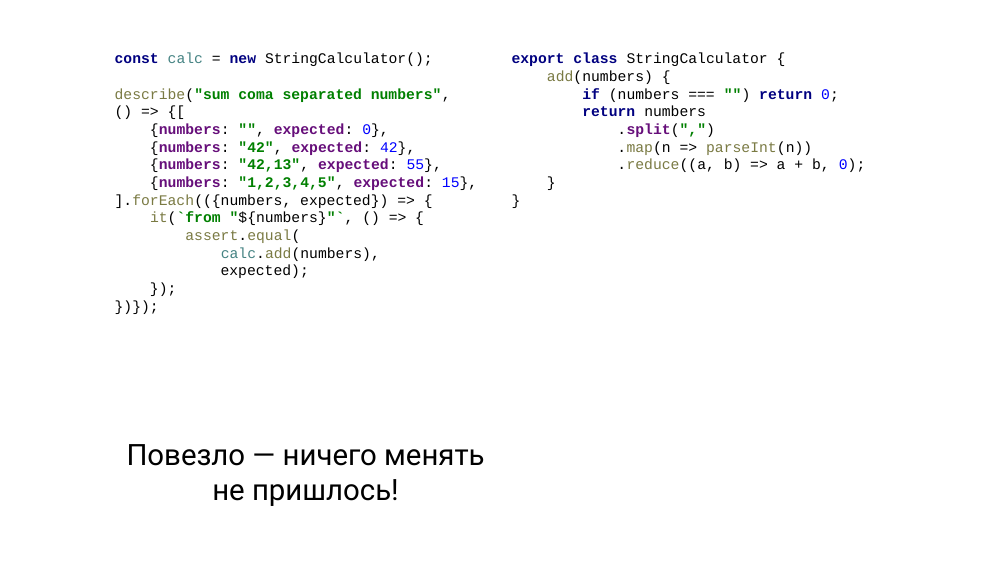
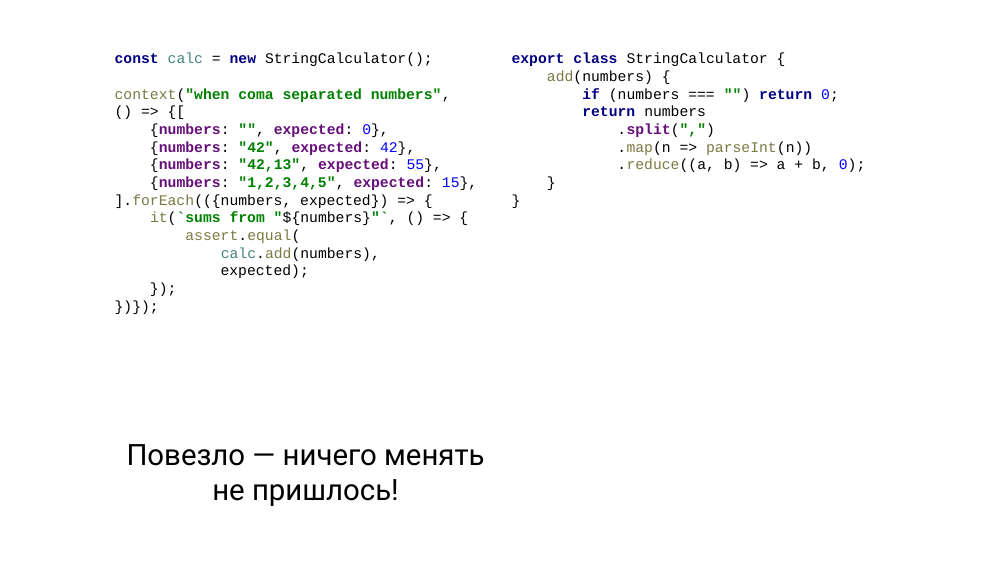
Before and after one commit to kontur-courses/tdd, a slide deck: slide 9 of js/StringCalculator TDD Kata JS.pptx. Drawn at 1008x567 pixels with LibreOffice and Linux fonts; fonts in the diff are those of the drawing. Boxes give left, top, right and bottom in pixels: in the first picture for what was removed or moved away, otherwise in the second. Text is boxed around its words. In the diff, an @@ line names an element or a change of style, - is before the commit and + after.

```diff
--- a/js/StringCalculator TDD Kata JS.pptx
+++ b/js/StringCalculator TDD Kata JS.pptx
@@ text at bbox=[115, 53, 477, 278]: text changed @@
-const calc = new StringCalculator();
-describe("sum coma separated numbers",
-() => {[
-{numbers: "", expected: 0},
-{numbers: "42", expected: 42},
-{numbers: "42,13", expected: 55},
-{numbers: "1,2,3,4,5", expected: 15},
-].forEach(({numbers, expected}) => {
-it(`from "${numbers}"`, () => {
-assert.equal(
-calc.add(numbers),
-expected);
-});
-})});
+const calc = new StringCalculator();
+context("when coma separated numbers",
+() => {[
+{numbers: "", expected: 0},
+{numbers: "42", expected: 42},
+{numbers: "42,13", expected: 55},
+{numbers: "1,2,3,4,5", expected: 15},
+].forEach(({numbers, expected}) => {
+it(`sums from "${numbers}"`, () => {
+assert.equal(
+calc.add(numbers),
+expected);
+});
+})});
```
Also in this commit, not shown: 10 other slides changed, 1 slide added, 1 slide removed, 3 other files.
